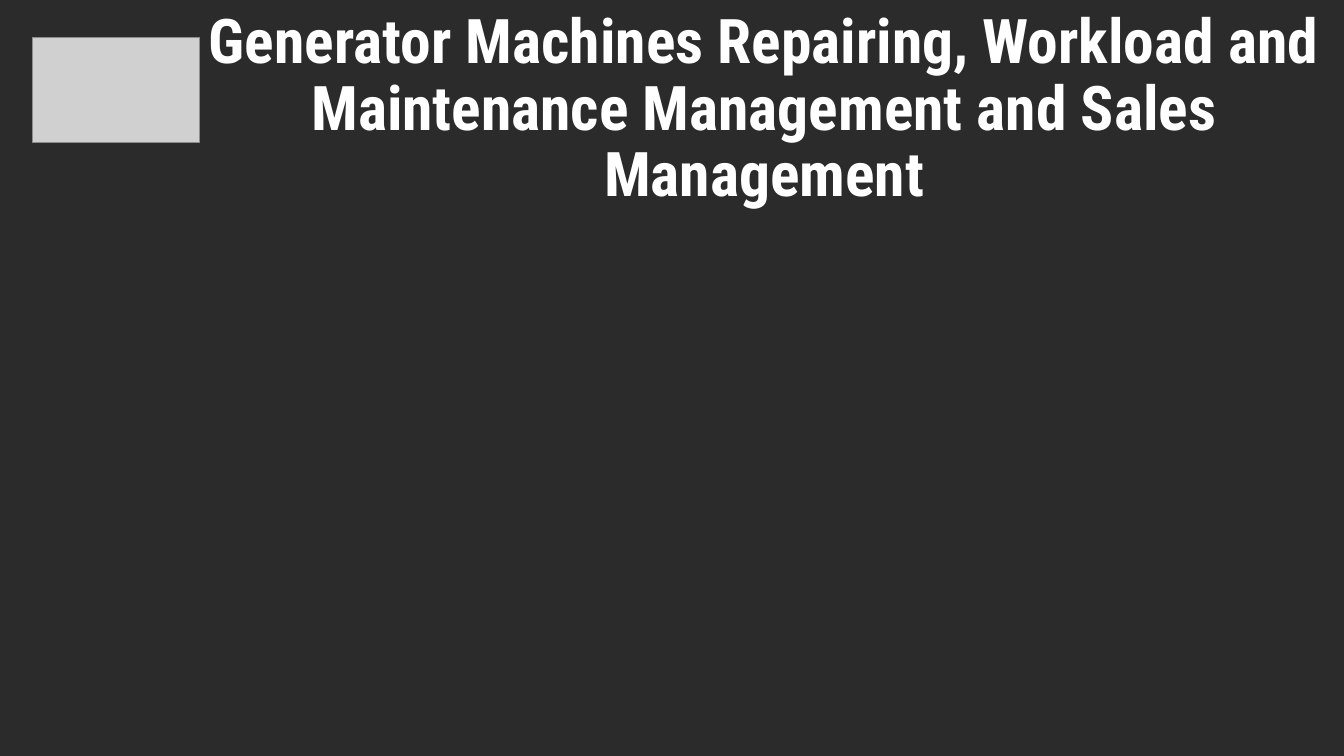
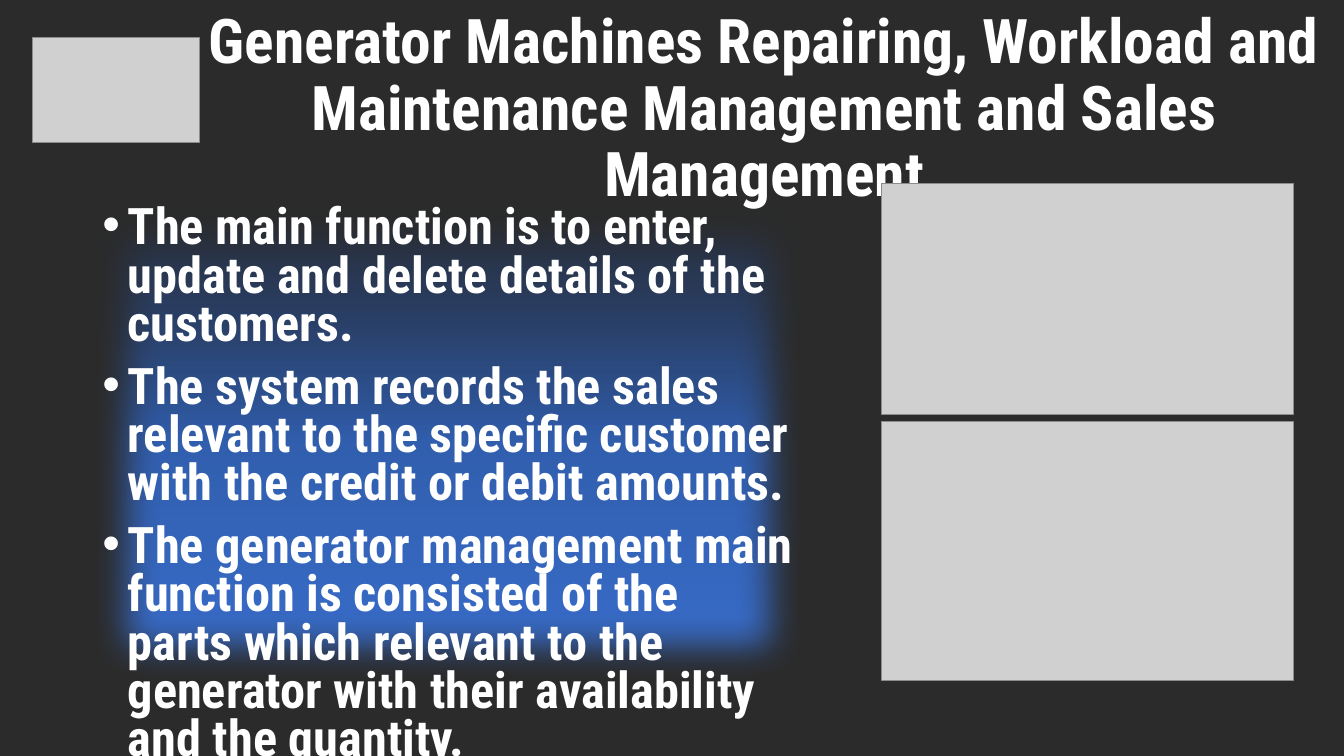
Before and after one commit to Lasitha64/Project1, a slide deck: slide 13 of Project Proposal New.pptx. Drawn at 1344x756 pixels with LibreOffice and Linux fonts; fonts in the diff are those of the drawing; grey boxes stand for pictures; background and template pictures are left out; a plain dark background stands for a picture behind light text. Boxes give left, top, right and bottom in pixels: in the first picture for what was removed or moved away, otherwise in the second. Text is boxed around its words. In the diff, an @@ line names an element or a change of style, - is before the commit and + after.

Commit message:
Kisaja Slide Completed

```diff
--- a/Project Proposal New.pptx
+++ b/Project Proposal New.pptx
@@ text added at (x1=128, y1=205, x2=793, y2=720), 36 pt, text #FFFFFF, bold @@
+• The main function is to enter, update and delete details of the customers.
+• The system records the sales relevant to the specific customer with the credit or debit amounts.
+• The generator management main function is consisted of the parts which relevant to the generator with their availability and the quantity.
@@ picture added at (x1=882, y1=184, x2=1295, y2=414) @@
@@ picture added at (x1=882, y1=422, x2=1295, y2=682) @@
```
